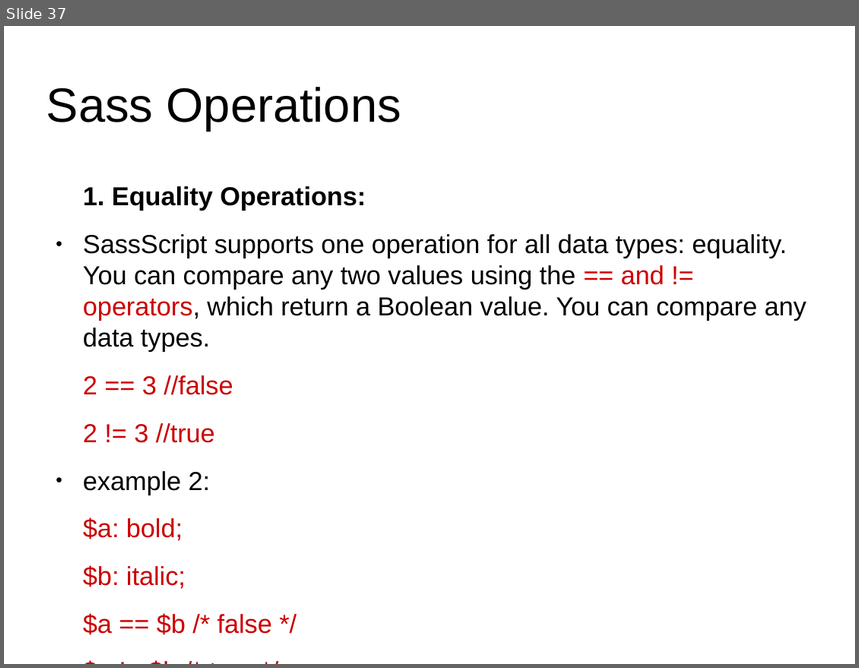
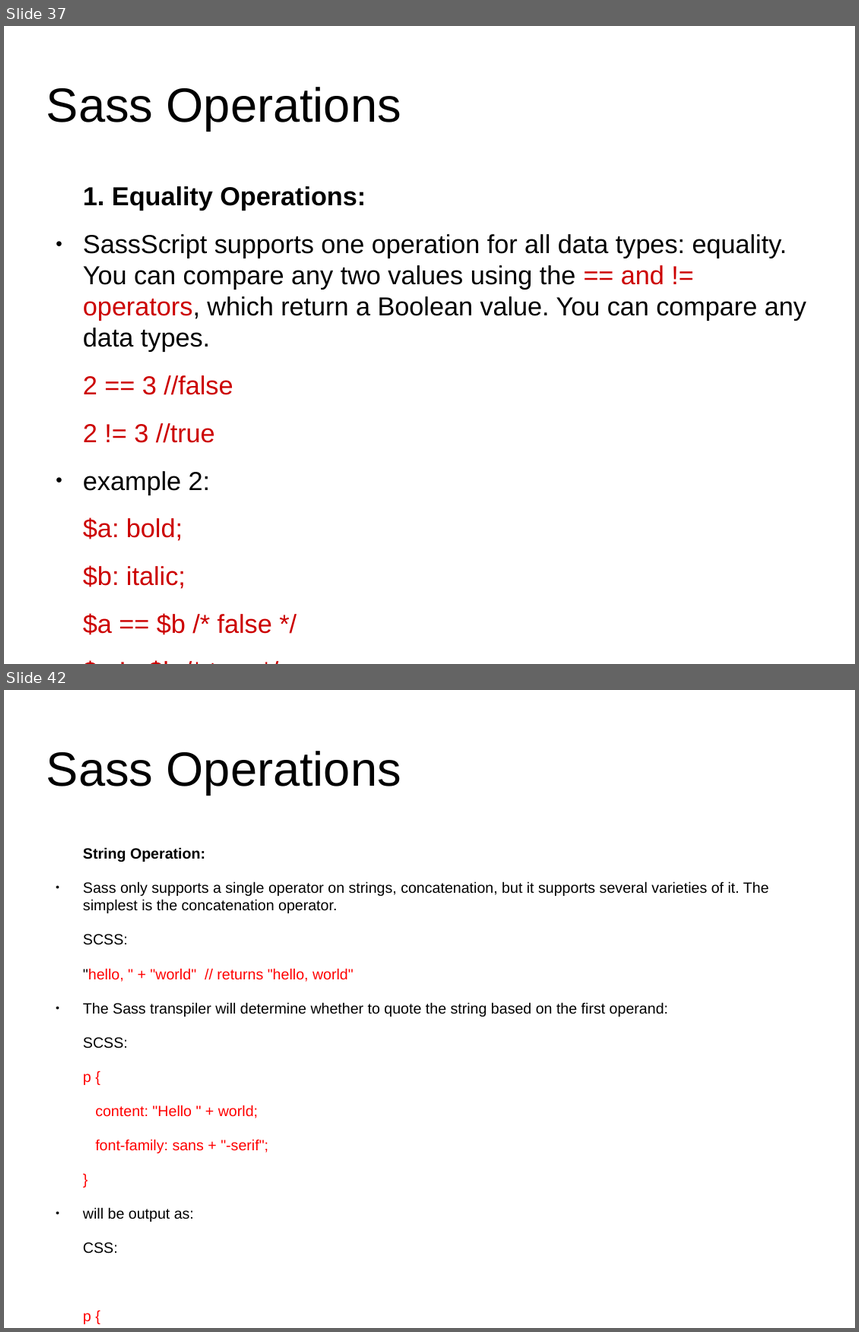
Before and after one commit to anumsh/SASS-Basics, a slide deck: SASS_basics.odp. Shown one above the other, each under a label of ours: slide 37 before the commit, slides 37 and 42 after it; the slides between them are not shown. The pictures are 859x668 and 859x1332 pixels, drawn with LibreOffice and Linux fonts; fonts in the diff are those of the drawing; background and template pictures are left out. Boxes give left, top, right and bottom in pixels: in the first picture for what was removed or moved away, otherwise in the second. Text is boxed around its words. In the diff, an @@ line names an element or a change of style, - is before the commit and + after.

Commit message:
feat: Sass Operations - string,color,comparison

```diff
--- a/SASS_basics.odp
+++ b/SASS_basics.odp
@@ slide 42 added at [4, 690, 855, 1328], background #FFFFFF @@
@@ title added at [47, 751, 401, 795], 44.8 pt, text #000000 @@
+Sass Operations
@@ text added at [83, 847, 769, 1254], 13.9 pt, text #000000 @@
+String Operation:
+● Sass only supports a single operator on strings, concatenation, but it supports several varieties of it. The simplest is the concatenation operator.
+SCSS:
+"hello, " + "world" // returns "hello, world"
+● The Sass transpiler will determine whether to quote the string based on the first operand:
+SCSS:
+p {
+content: "Hello " + world;
+font-family: sans + "-serif";
+}
+● will be output as:
+CSS:
+p {
+content: "Hello world";
+font-family: sans-serif;
+}
```
Also in this commit, not shown: 1 slide changed, 5 other slides added.
